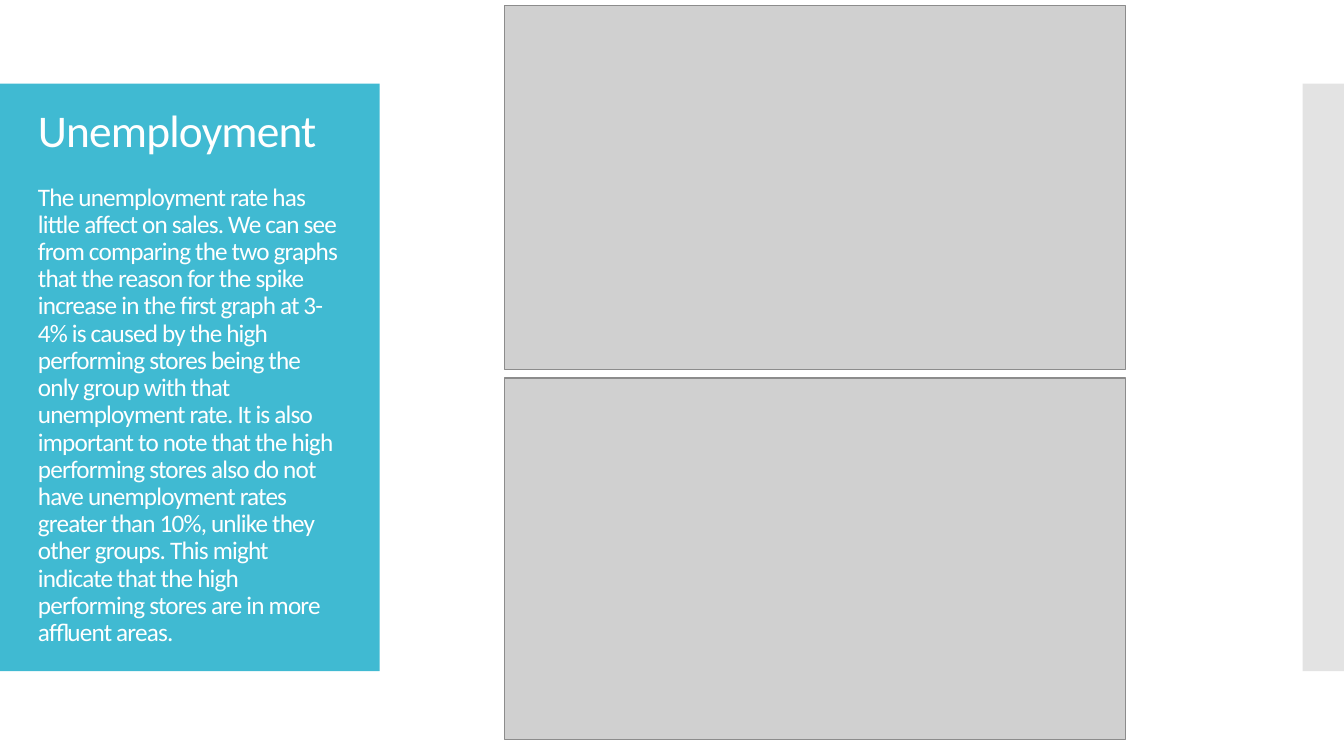
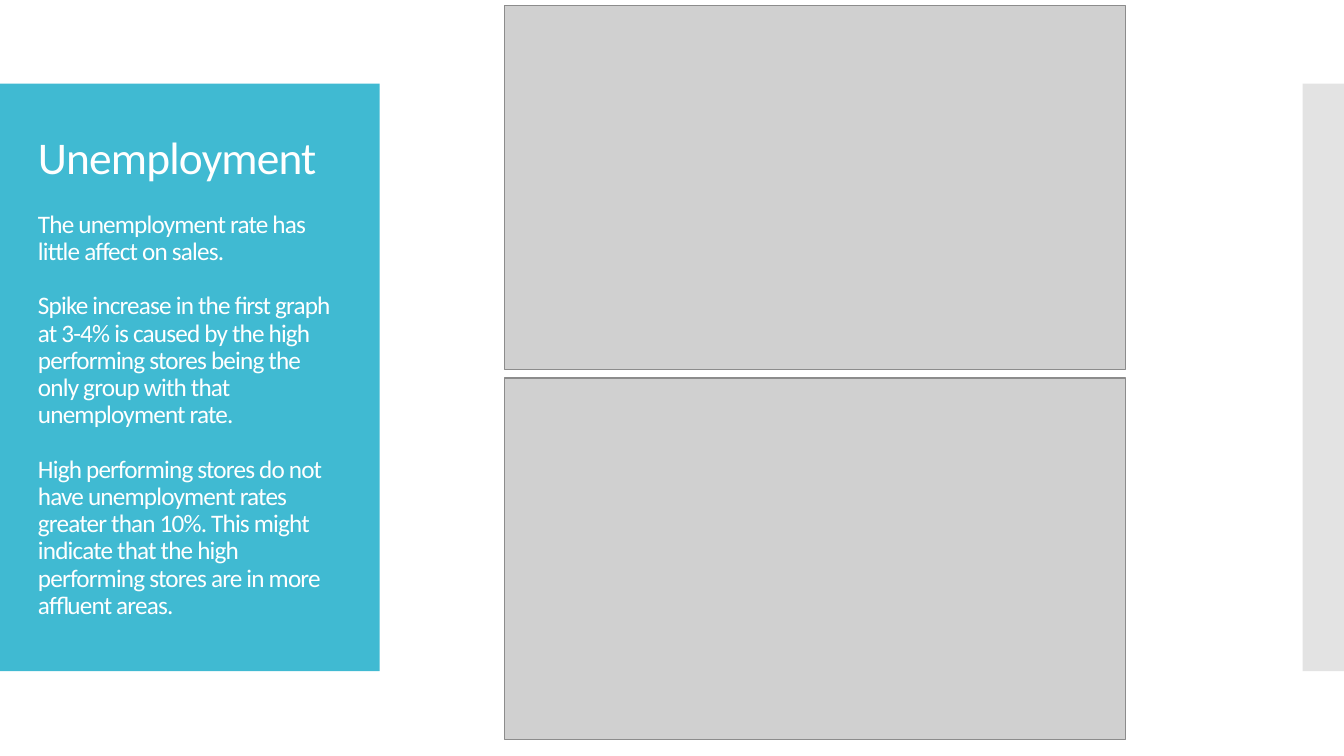
Before and after one commit to mleggett25/Walmart-Sales-Analysis, a slide deck: slide 18 of Walmart Sales Analysis.pptx (slide 20 before the commit). Drawn at 1344x756 pixels with LibreOffice and Linux fonts; fonts in the diff are those of the drawing; grey boxes stand for pictures. Boxes give left, top, right and bottom in pixels: in the first picture for what was removed or moved away, otherwise in the second. Text is boxed around its words. In the diff, an @@ line names an element or a change of style, - is before the commit and + after.

```diff
--- a/Walmart Sales Analysis.pptx
+++ b/Walmart Sales Analysis.pptx
@@ title at (38, 142, 330, 614): text changed @@
-Unemployment
-The unemployment rate has little affect on sales. We can see from comparing the two graphs that the reason for the spike increase in the first graph at 3-4% is caused by the high performing stores being the only group with that unemployment rate. It is also important to note that the high performing stores also do not have unemployment rates greater than 10%, unlike they other groups. This might indicate that the high performing stores are in more affluent areas.
+Unemployment
+The unemployment rate has little affect on sales.
+Spike increase in the first graph at 3-4% is caused by the high performing stores being the only group with that unemployment rate.
+High performing stores do not have unemployment rates greater than 10%. This might indicate that the high performing stores are in more affluent areas.
```
Also in this commit, not shown: 15 other slides changed, 1 slide added, 6 other files.
